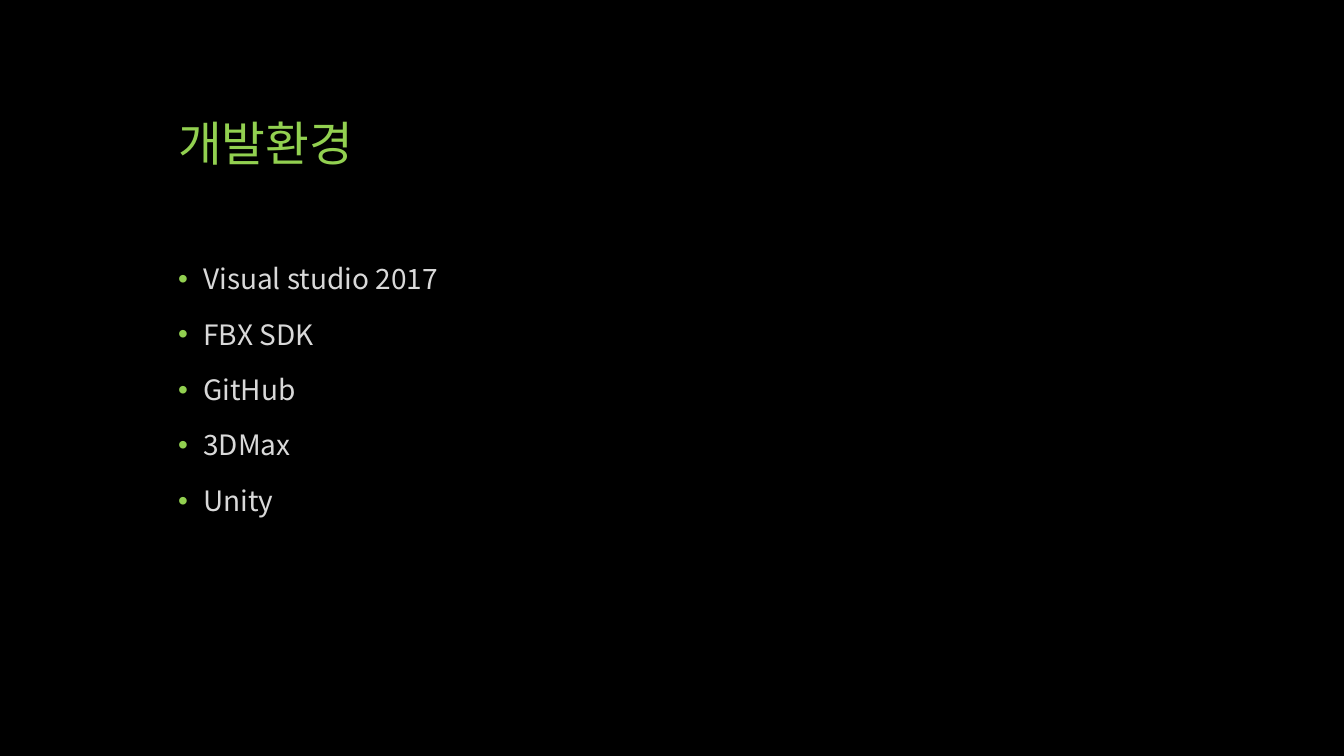
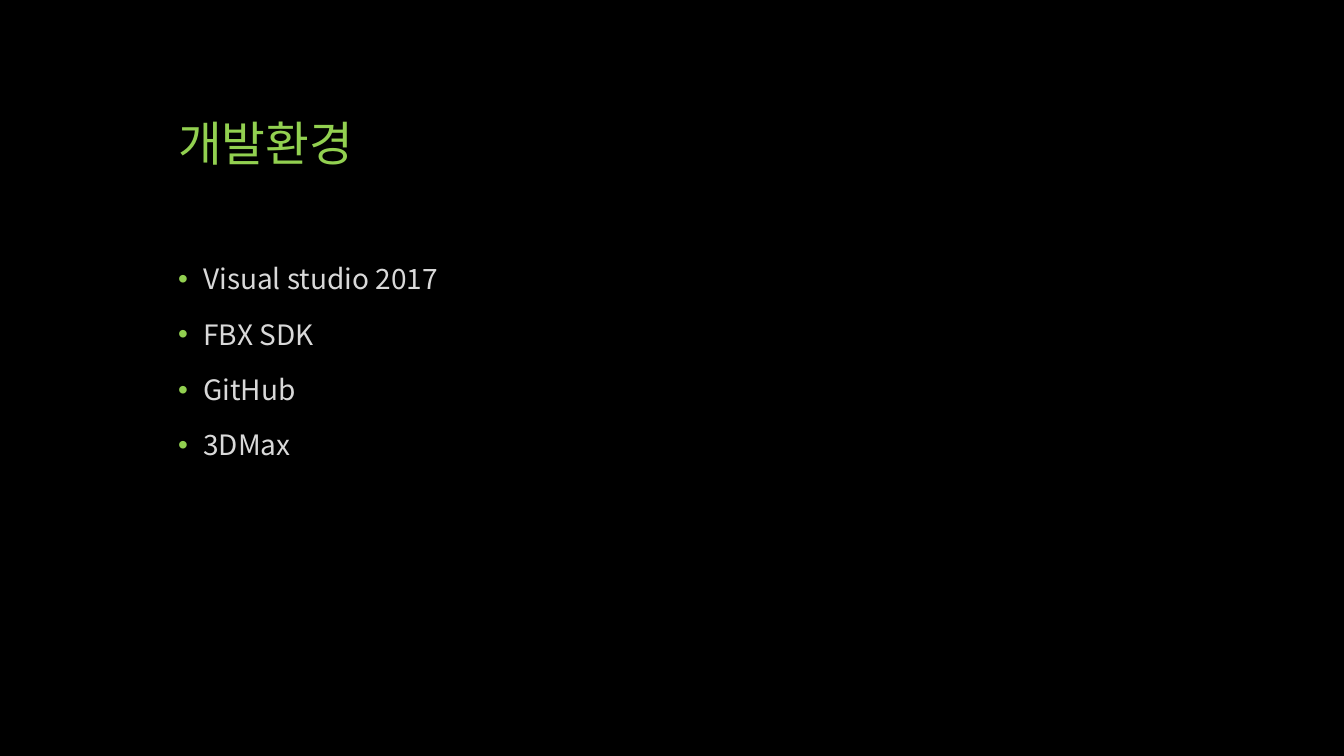
Before and after one commit to qwert830/SP, a slide deck: slide 9 of 기획/UTB (Unknown Team Battle).pptx (slide 8 before the commit). Drawn at 1344x756 pixels with LibreOffice and Linux fonts; fonts in the diff are those of the drawing. Boxes give left, top, right and bottom in pixels: in the first picture for what was removed or moved away, otherwise in the second. Text is boxed around its words. In the diff, an @@ line names an element or a change of style, - is before the commit and + after.

```diff
--- a/기획/UTB (Unknown Team Battle).pptx
+++ b/기획/UTB (Unknown Team Battle).pptx
@@ text at (x1=203, y1=489, x2=273, y2=518): paragraph removed @@
-• Unity
```
Also in this commit, not shown: 5 other slides changed, 1 slide added.
